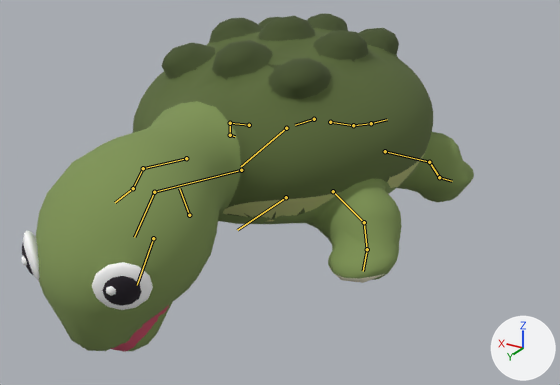
What one commit did to the glTF model art_sources/own/snapping_turtle_LOD1.glb.
Rendered twice from a 50 mm lens placed at (-0.543, 0.941, 0.464), pointed at (-0.017, 0.065, 0.026). Lighting does not change. The marker at lower right points along +X, +Y and +Z. The older version comes first. Both versions are drawn at frame 5 of the action 'attack2'; the numbers are the values there. The bones that change, and the others that lie on the model, are drawn over the model as lines.

Objects in the first picture: 'snapping_turtle'.
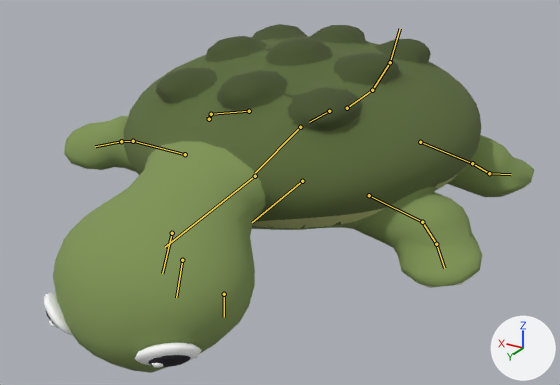
The change in detail:
Bone 'root' (bone_root) moves from (0.0, 0.018, -0.003) to (0.0, -0.031, 0.006).
Bone 'root' (bone_root) turns from (0, 0, 0) to (-5, 0, 0) degrees about its own x, y and z.
Bone 'root' (bone_root) is rescaled from (1.0, 1.0, 1.0) to (1.28, 1.11, 0.82).
Bone 'chest' (bone_chest) turns from (-3, 0, 0) to (-5, 0, 0) degrees about its own x, y and z.
Bone 'neck' (bone_neck) turns from (-20, 0, 0) to (-30, 0, 0) degrees about its own x, y and z.
Bone 'head' (bone_head) moves from (0.0, 0.0, 0.0) to (0.0, -0.019, 0.0).
Bone 'head' (bone_head) turns from (-14, 0, 0) to (-21, 0, 0) degrees about its own x, y and z.
Bone 'fl_upper.L' (bone_fl_upper_l) turns from (11, 0, 0) to (6, 0, 12) degrees about its own x, y and z.
Bone 'fl_lower.L' (bone_fl_lower_l) turns from (-8, 0, 0) to (-12, 0, 0) degrees about its own x, y and z.
Bone 'fl_upper.R' (bone_fl_upper_r) turns from (11, 0, 0) to (37, 0, -34) degrees about its own x, y and z.
Bone 'fl_lower.R' (bone_fl_lower_r) turns from (-8, 0, 0) to (-51, 0, 0) degrees about its own x, y and z.
Bone 'fl_foot.R' (bone_fl_foot_r) turns from (0, 0, 0) to (12, 0, 0) degrees about its own x, y and z.
Bone 'tail1' (bone_tail1) turns from (-3, 0, 0) to (-21, 0, 0) degrees about its own x, y and z.
Bone 'tail2' (bone_tail2) turns from (-3, 0, 0) to (-26, 0, 0) degrees about its own x, y and z.
Bone 'tail3' (bone_tail3) turns from (-3, 0, 0) to (-30, 0, 0) degrees about its own x, y and z.
Bone 'hl_upper.L' (bone_hl_upper_l) turns from (-12, 0, 0) to (12, 0, 12) degrees about its own x, y and z.
Bone 'hl_lower.L' (bone_hl_lower_l) turns from (5, 0, 0) to (-18, 0, 0) degrees about its own x, y and z.
Bone 'hl_upper.R' (bone_hl_upper_r) turns from (-12, 0, 0) to (12, 0, -12) degrees about its own x, y and z.
Bone 'hl_lower.R' (bone_hl_lower_r) turns from (5, 0, 0) to (-18, 0, 0) degrees about its own x, y and z.

Pixel boxes (x1, y1, x2, y2) of what changed, in the pictures (560 x 385 px):
'snapping_turtle', posed (8% wider): before (22, 14, 474, 352); after (44, 24, 534, 373)
bone 'root', root to tip: before (286, 197) to (237, 230); after (302, 181) to (252, 222)
bone 'chest', root to tip: before (286, 128) to (241, 166); after (300, 127) to (254, 173)
bone 'neck', root to tip: before (241, 170) to (154, 192); after (255, 176) to (165, 247)
bone 'head', root to tip: before (154, 192) to (134, 237); after (172, 233) to (162, 273)
bone 'fl_upper.L', root to tip: before (333, 191) to (364, 222); after (369, 195) to (422, 222)
bone 'fl_lower.L', root to tip: before (364, 222) to (367, 249); after (422, 222) to (436, 244)
bone 'fl_upper.R', root to tip: before (186, 158) to (143, 168); after (185, 154) to (133, 141)
bone 'fl_lower.R', root to tip: before (143, 168) to (133, 188); after (133, 141) to (121, 141)
bone 'fl_foot.R', root to tip: before (133, 188) to (115, 202); after (121, 141) to (95, 146)
bone 'tail1', root to tip: before (330, 122) to (353, 125); after (347, 108) to (372, 90)
bone 'tail2', root to tip: before (353, 125) to (371, 123); after (372, 90) to (390, 62)
bone 'tail3', root to tip: before (371, 123) to (387, 119); after (390, 62) to (400, 28)
bone 'hl_upper.L', root to tip: before (385, 151) to (429, 162); after (420, 142) to (472, 163)
bone 'hl_lower.L', root to tip: before (429, 162) to (439, 177); after (472, 163) to (489, 173)
bone 'hl_upper.R', root to tip: before (249, 125) to (230, 123); after (249, 111) to (211, 114)
bone 'hl_lower.R', root to tip: before (230, 123) to (230, 135); after (211, 114) to (209, 119)
